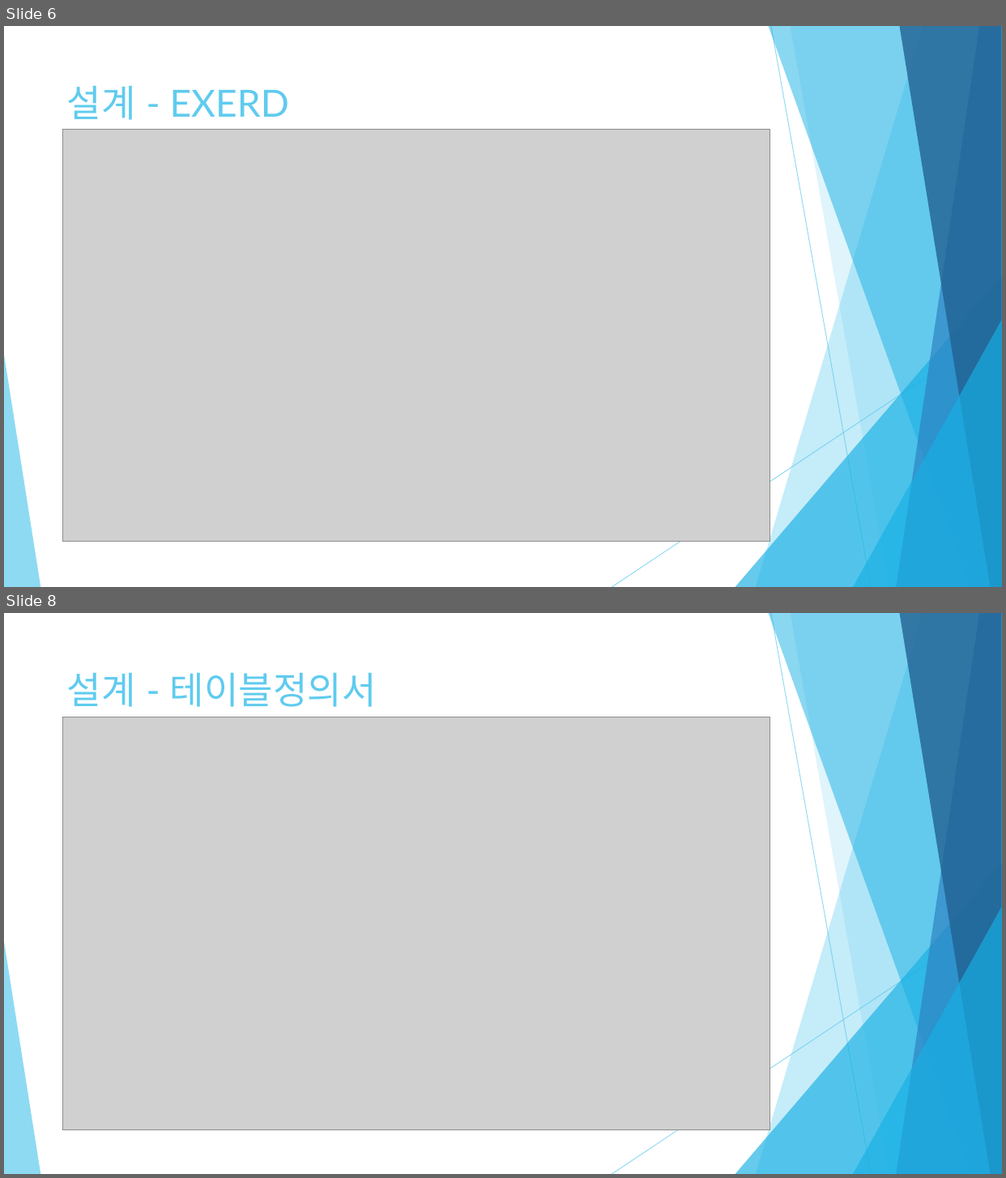
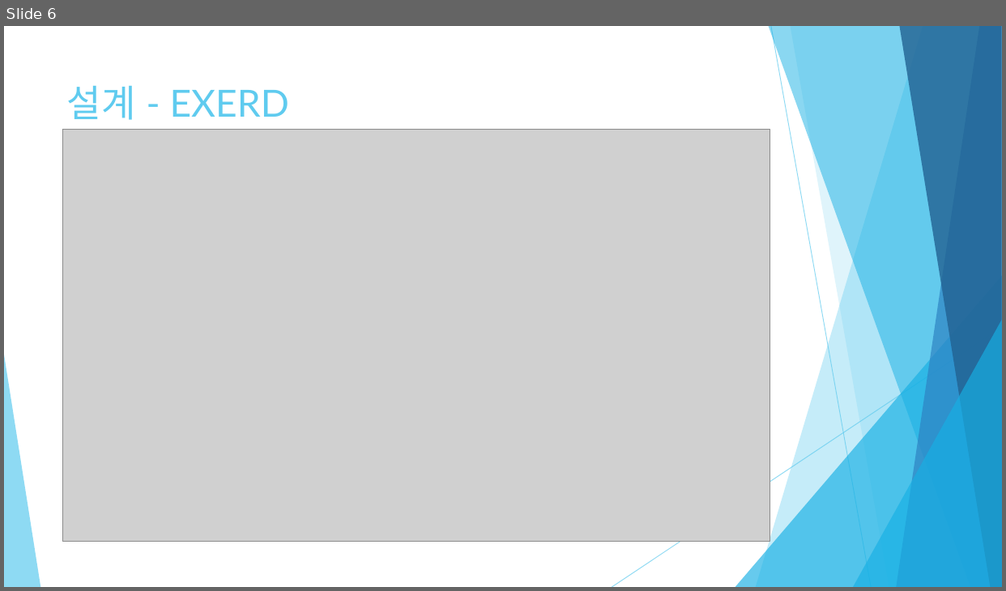
Before and after one commit to mywns123/project_yeop, a slide deck: document/세탁물 주문 관리_임준엽.pptx. Shown one above the other, each under a label of ours: slides 6 and 8 before the commit, slide 6 after it; the slides between them are not shown. The pictures are 1006x1178 and 1006x591 pixels, drawn with LibreOffice and Linux fonts; fonts in the diff are those of the drawing; grey boxes stand for pictures. Boxes give left, top, right and bottom in pixels: in the first picture for what was removed or moved away, otherwise in the second. Text is boxed around its words. In the diff, an @@ line names an element or a change of style, - is before the commit and + after.

```diff
--- a/document/세탁물 주문 관리_임준엽.pptx
+++ b/document/세탁물 주문 관리_임준엽.pptx
@@ slide 8 removed at [4,613,1002,1174], background #FFFFFF; not listed: 10 template elements that a slide beside it also shows @@
@@ title removed at [67,673,377,707] @@
-설계 - 테이블정의서
@@ picture removed at [63,717,770,1131] @@
```
Also in this commit, not shown: 19 slides changed, 5 other slides removed, 4 other files.
